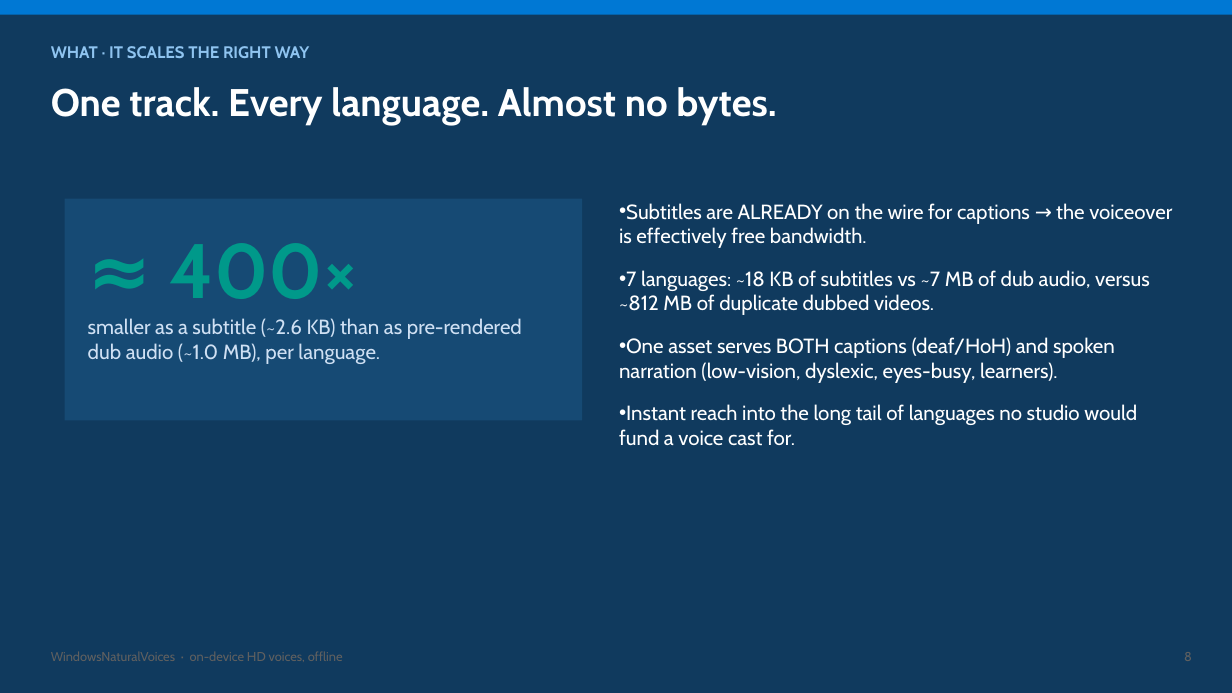
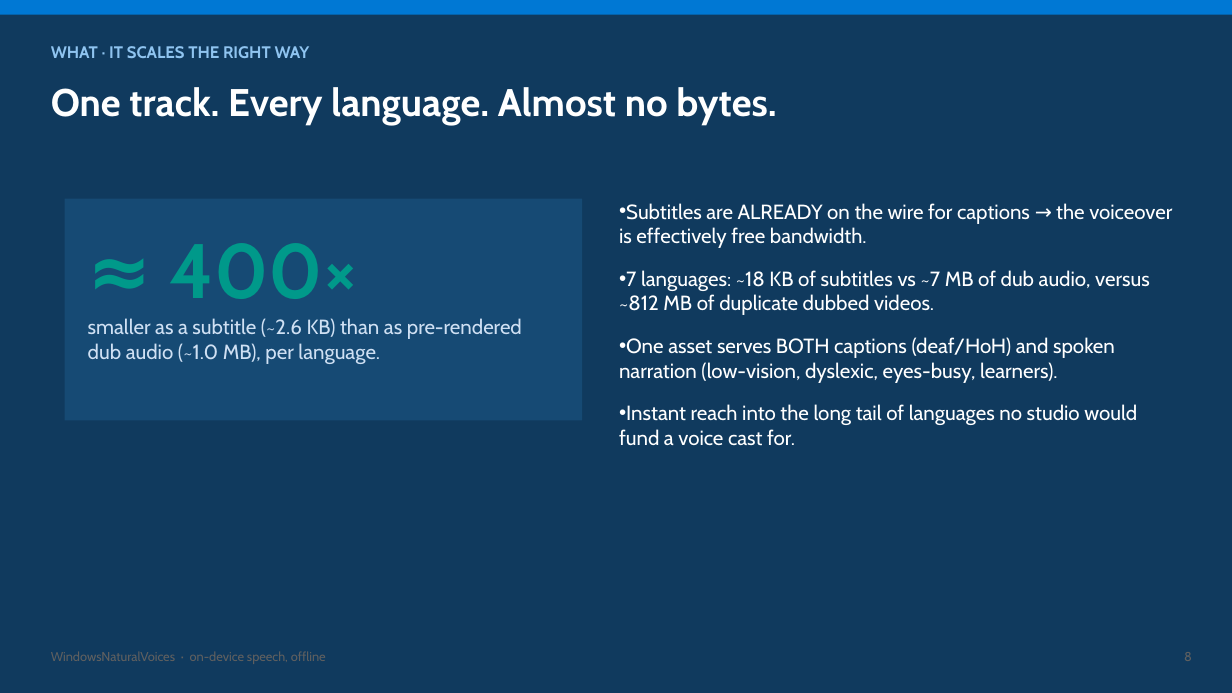
Before and after one commit to aclinick/claros, a slide deck: slide 8 of docs/pitch/live-voiceover.pptx. Drawn at 1232x693 pixels with LibreOffice and Linux fonts; fonts in the diff are those of the drawing. Boxes give left, top, right and bottom in pixels: in the first picture for what was removed or moved away, otherwise in the second. Text is boxed around its words. In the diff, an @@ line names an element or a change of style, - is before the commit and + after.

```diff
--- a/docs/pitch/live-voiceover.pptx
+++ b/docs/pitch/live-voiceover.pptx
@@ text at (51,651,326,664): text changed @@
-WindowsNaturalVoices · on-device HD voices, offline
+WindowsNaturalVoices · on-device speech, offline
```
Also in this commit, not shown: 11 other slides changed, 2 slides added, 2 other files.
